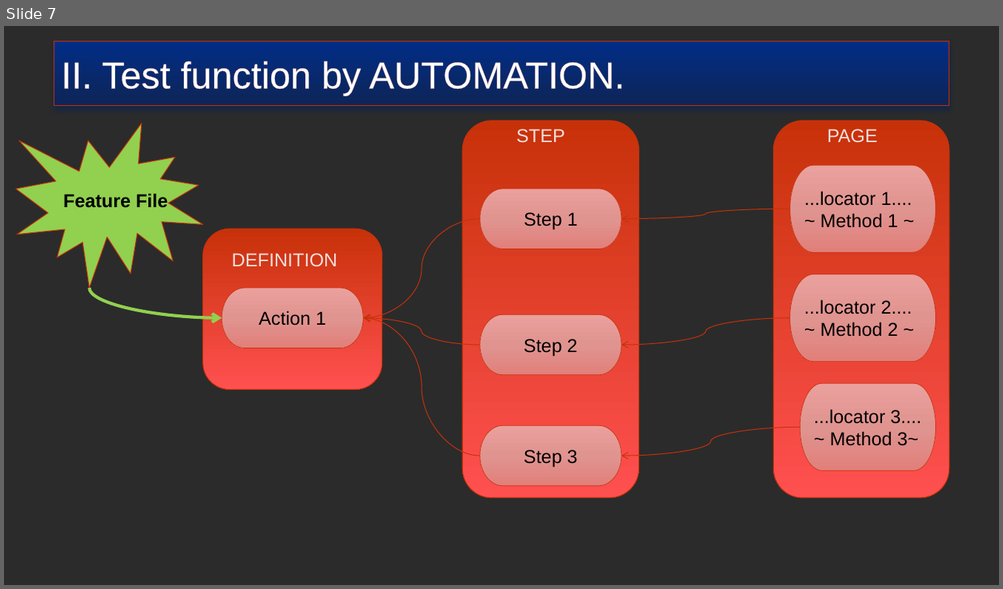
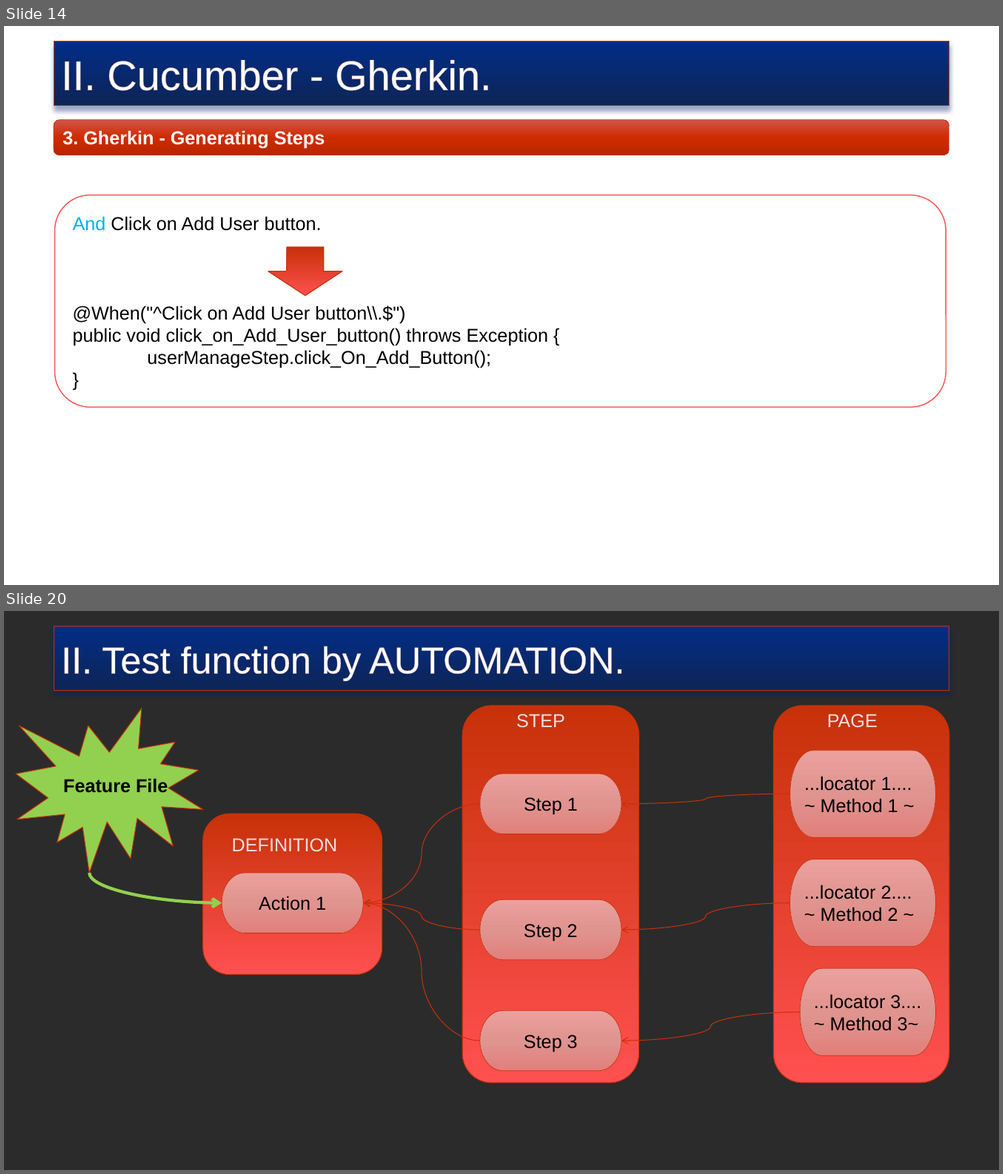
Before and after one commit to truyenkv/sharing, a slide deck: Sharing.pptx. Shown one above the other, each under a label of ours: slide 7 before the commit, slides 14 and 20 after it; the slides between them are not shown. The pictures are 1003x589 and 1003x1174 pixels, drawn with LibreOffice and Linux fonts; fonts in the diff are those of the drawing; background and template pictures are left out; a plain dark background stands for a picture behind light text. Boxes give left, top, right and bottom in pixels: in the first picture for what was removed or moved away, otherwise in the second. Text is boxed around its words. In the diff, an @@ line names an element or a change of style, - is before the commit and + after.

```diff
--- a/Sharing.pptx
+++ b/Sharing.pptx
@@ slide 14 added at (x1=4, y1=26, x2=999, y2=585), background picture (left out) @@
@@ rectangle added at (x1=54, y1=42, x2=949, y2=106), fill gradient #012D86 to #0E2557, outline #C73109 0.75 pt, 40 pt, text #FFFFFF @@
+II. Cucumber - Gherkin.
@@ rounded rectangle added at (x1=54, y1=120, x2=949, y2=155), fill gradient #D1554B to #D02C00 to #B92700, outline #C73109 0.5 pt, 18 pt, text #FFFFFF, bold @@
+3. Gherkin - Generating Steps
@@ rounded rectangle added at (x1=55, y1=195, x2=945, y2=407), fill #FFFFFF, outline #FF5050 1 pt, 18 pt, text #000000 @@
+And Click on Add User button.
+@When("^Click on Add User button\\.$")
+public void click_on_Add_User_button() throws Exception {
+userManageStep.click_On_Add_Button();
+}
@@ down arrow added at (x1=268, y1=247, x2=342, y2=295), fill gradient #C73109 to #FF5050, outline #C73109 0.75 pt @@
@@ what was slide 7 is now slide 20 @@
```
Also in this commit, not shown: 5 slides changed, 14 other slides added, 1 slide removed.
